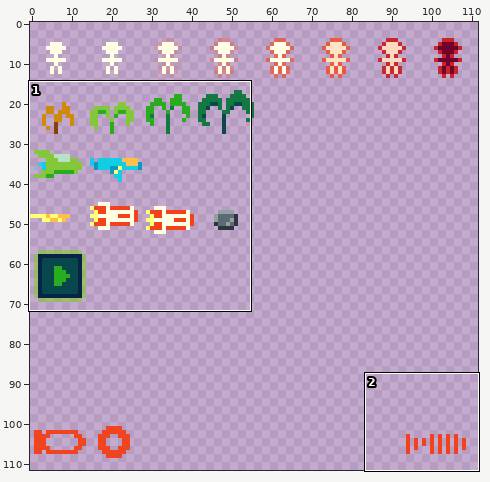
Sprite sheet: assets/sprites/14-px-tiles.png. Above, an overview of the earlier version with the close-up marked.
Close-up. First the earlier version:
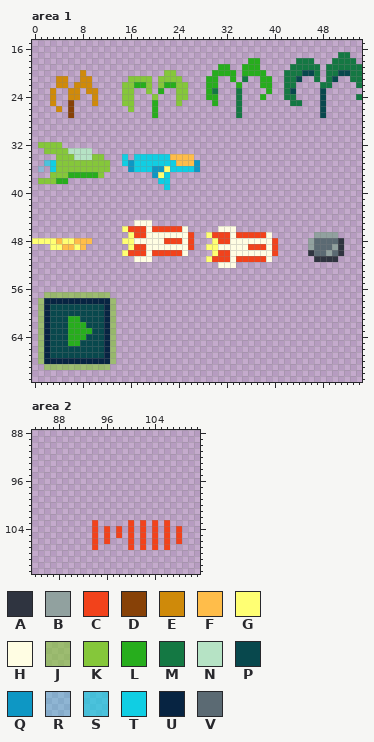
The file is 112x112 pixels. Pixels under 10% opacity are left out. Shown: area 1: x 0..54, y 15..71; area 2: x 84..111, y 88..111.
Palette (. is transparent): A #2f3440  B #91a19f  C #f2421b  D #874107  E #cf8a0a  F #ffbd4a  G #ffff73  H #fffde3  J #85c73a9f  K #85c73a  L #27ad1d  M #147843  N #b6e3c5  P #08484d  Q #0e97c4  R #10cee34b  S #10cee3ac  T #10cee3  U #072442  V #5b6a73
After:
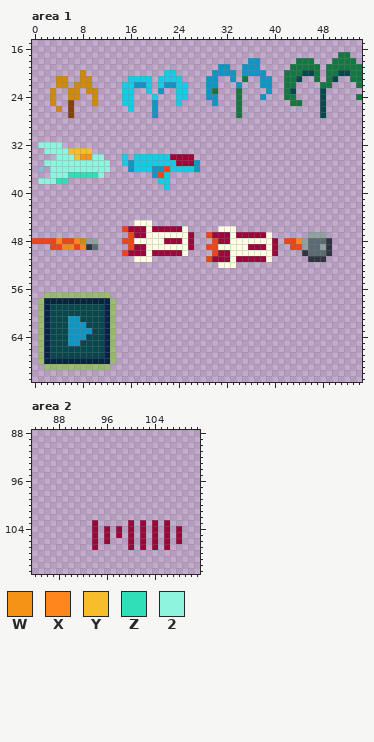
Colours new in this view: W #f49417  X #ff861c  Y #f6be2b  Z #30dfb7  2 #8df4de
What changed:
@@ palette @@
-C #f2421b
+C #9e053a
-G #ffff73
+G #f2421b
--- area 1
@@ x 13..41 @@
 17 .............................
-18 .......................LL....
-19 ..................LL..LLL....
-20 .........KK......LLLL.LLLL...
-21 ...KKKK.KKKK....LL..L.M..LL..
-22 ..KKLLK.KLLKK...LL...L...LL..
-23 ..KK..K.L..KK...LM...M....L..
-24 ..KK...K...KK...LL...M...L...
-25 ..KK...L...K.....L...M.......
-26 ...K...L.............M.......
-27 .......L.............M.......
+18 .......................QQ....
+19 ..................QQ..QQQ....
+20 .........TT......QQQQ.QQQQ...
+21 ...TTTT.TTTT....QQ..Q.M..QQ..
+22 ..TTQQT.TQQTT...QQ...Q...QQ..
+23 ..TT..T.Q..TT...QM...M....Q..
+24 ..TT...T...TT...QQ...M...Q...
+25 ..TT...Q...T.....Q...M.......
+26 ...T...Q.............M.......
+27 .......Q.............M.......
 28 .............................
@@ x 0..28 @@
 31 .............................
-32 .KKKK........................
-33 ..KKKKNNNN...................
-34 ....KKKNNNKK...T.TTTTTTFFFF..
-35 ..STKKKKKKKKK..TQTTTTTTTFFFQ.
-36 .R.TKKKKKKKKK...QTTTQQGTTTTQ.
-37 ...KKKLLLLLK........QGT......
-38 .KKKLL...............TT......
+32 .2222........................
+33 ..2222YYYY...................
+34 ....222YWW22...T.TTTTTTCCCC..
+35 ..22222222222..TQTTTTTTTCCCQ.
+36 .R.2222222222...QTTTQQGTTTTQ.
+37 ...222ZZZZZ2........QGT......
+38 .222ZZ...............TT......
 39 ......................T......
@@ x 0..54 @@
 46 ...............GCCCHCCCCCH.....HHH.....................
-47 ................GCCHHHHHHHC..GCCCHCCCCCH.......BBBB....
-48 GGGGFGGFFF.....GGHHHHHCCCHC...GCCHHHHHHHC.....BVVVVA...
-49 ...GGFFGF.......GCCHHHHHHHC..GGHHHHHCCCHC.....BVVVBA...
-50 ...............GCCCHCCCCCH....GCCHHHHHHHC.....AVVBVA...
-51 .................HHH.........GCCCHCCCCCH.......AAAA....
+47 ................GCCHHHHHHHC..GCCCHCCCCCH......BBB......
+48 GGGGXGGXEBB....GGHHHHHCCCHC...GCCHHHHHHHC.GGXBVVVA.....
+49 ...GGXXGXAV.....GCCHHHHHHHC..GGHHHHHCCCHC..GGBVVBA.....
+50 ...............GCCCHCCCCCH....GCCHHHHHHHC....AVVVA.....
+51 .................HHH.........GCCCHCCCCCH......AAA......
 52 ...............................HHH.....................
@@ x 4..11 @@
 60 PPPPPPPP
-61 PPLLPPPP
-62 PPLLLPPP
-63 PPLLLLPP
-64 PPLLLPPP
-65 PPLLPPPP
+61 PPQQPPPP
+62 PPQQQPPP
+63 PPQQQQPP
+64 PPQQQPPP
+65 PPQQPPPP
 66 PPPPPPPP
Boxes around the changes in both close-ups, in picture pixels (x1, y1, x2, y2):
changed: (122, 58, 272, 118)
changed: (38, 142, 110, 184)
changed: (158, 154, 194, 178)
changed: (122, 226, 344, 262)
changed: (32, 238, 98, 250)
changed: (68, 316, 92, 346)
changed: (92, 520, 182, 550)
